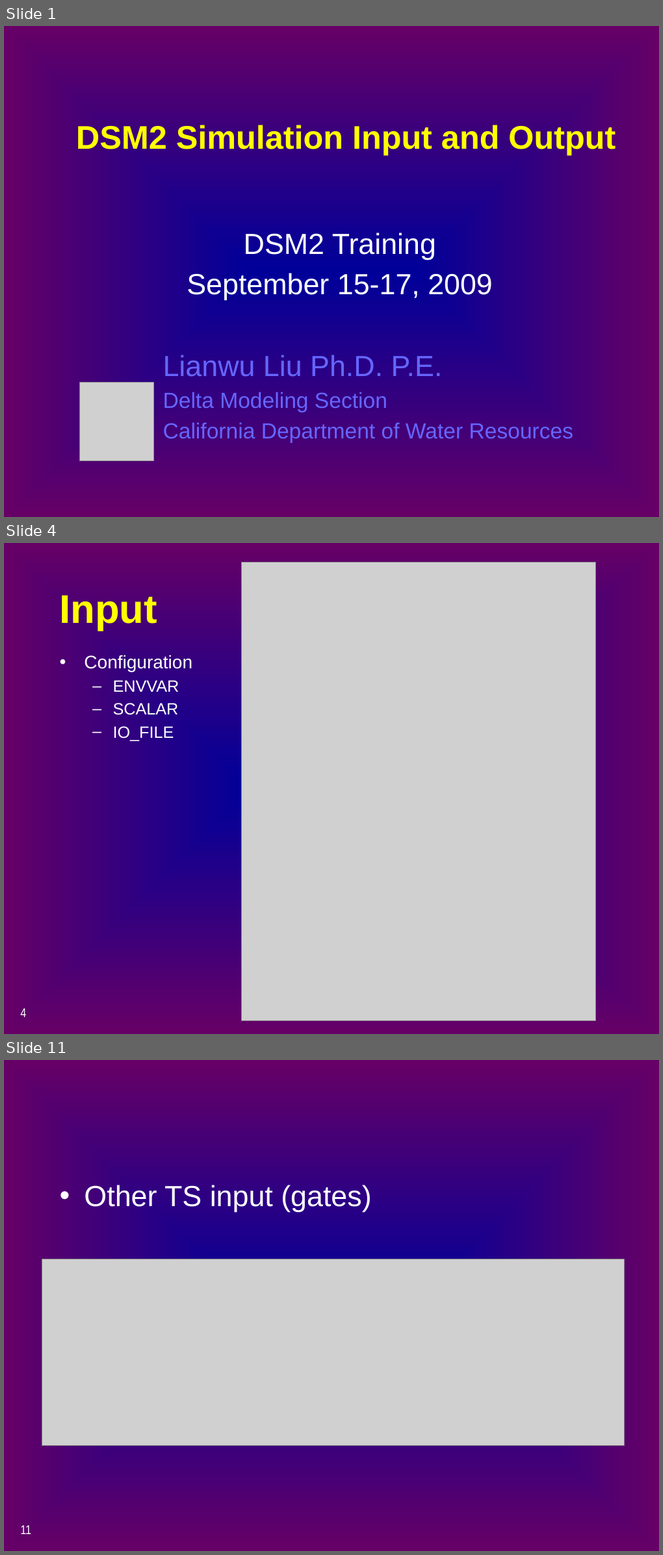
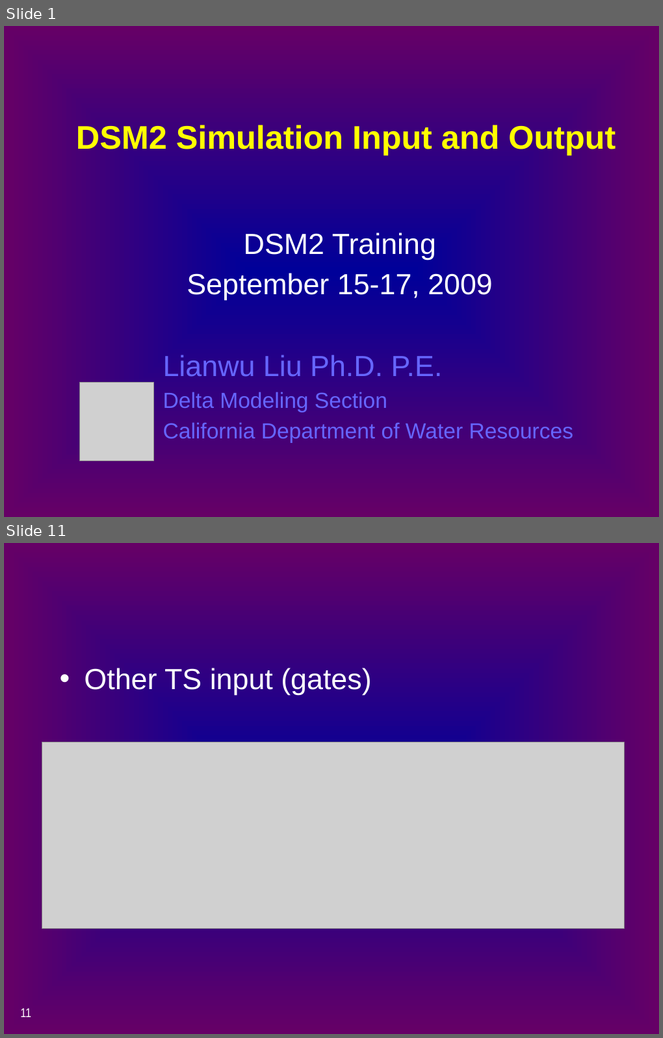
Before and after one commit to CADWRDeltaModeling/dsm2, a slide deck: dsm2/presentations/p4_simulation_data.pptx. Shown one above the other, each under a label of ours: slides 1, 4 and 11 before the commit, slides 1 and 11 after it; the slides between them are not shown. The pictures are 663x1555 and 663x1038 pixels, drawn with LibreOffice and Linux fonts; fonts in the diff are those of the drawing; grey boxes stand for pictures. Boxes give left, top, right and bottom in pixels: in the first picture for what was removed or moved away, otherwise in the second. Text is boxed around its words. In the diff, an @@ line names an element or a change of style, - is before the commit and + after.

```diff
--- a/dsm2/presentations/p4_simulation_data.pptx
+++ b/dsm2/presentations/p4_simulation_data.pptx
@@ slide 4 removed at (4,543,659,1034), background gradient #000099 to #660066 @@
@@ picture removed at (241,563,596,1021) @@
@@ title removed at (60,595,157,631) @@
-Input
@@ text removed at (84,655,192,741) @@
-• Configuration
-  – ENVVAR
-  – SCALAR
-  – IO_FILE
@@ page number removed at (20,1008,26,1017) @@
-4
```
Also in this commit, not shown: 10 slides changed, 3 slides added, 5 other slides removed.
